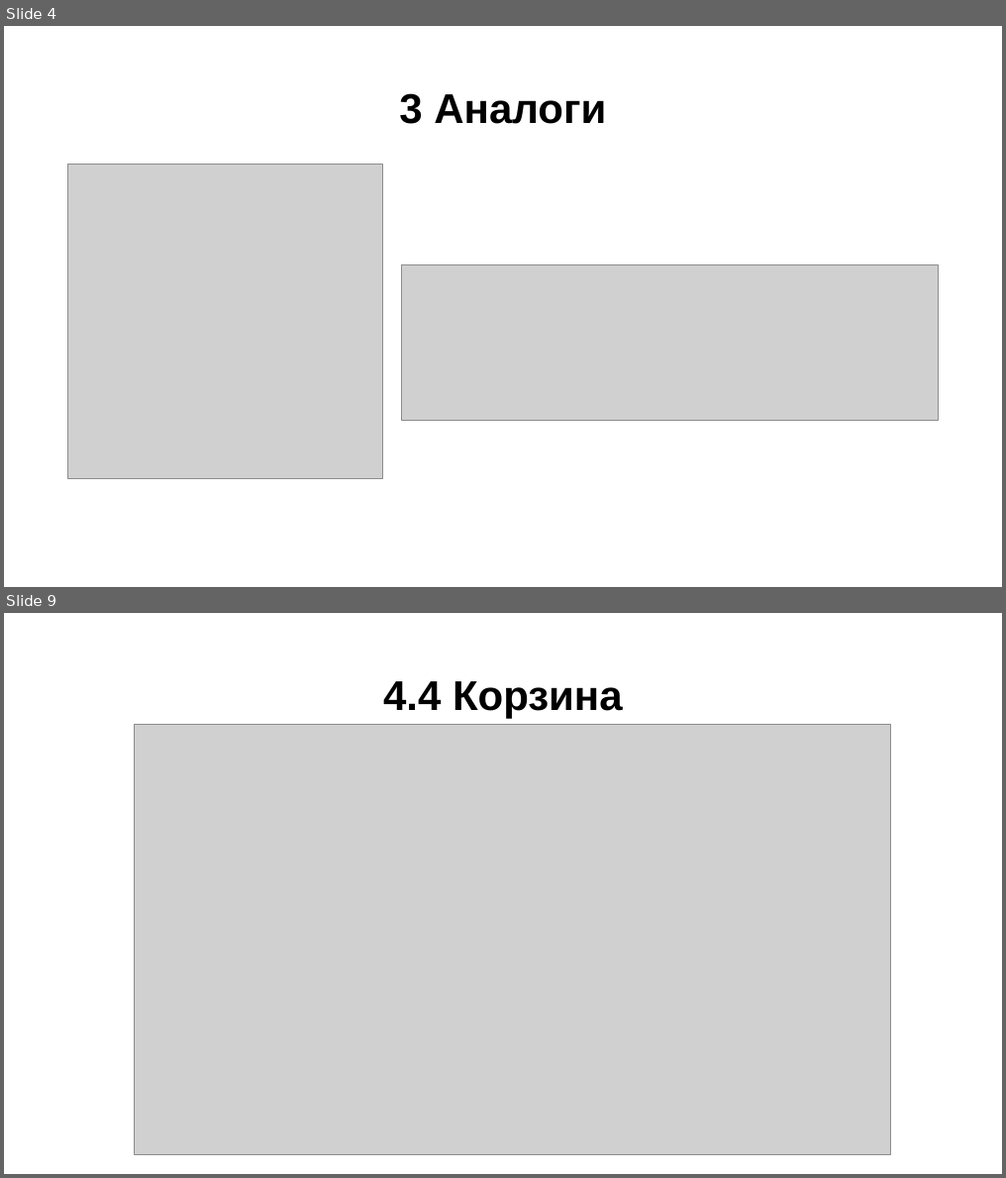
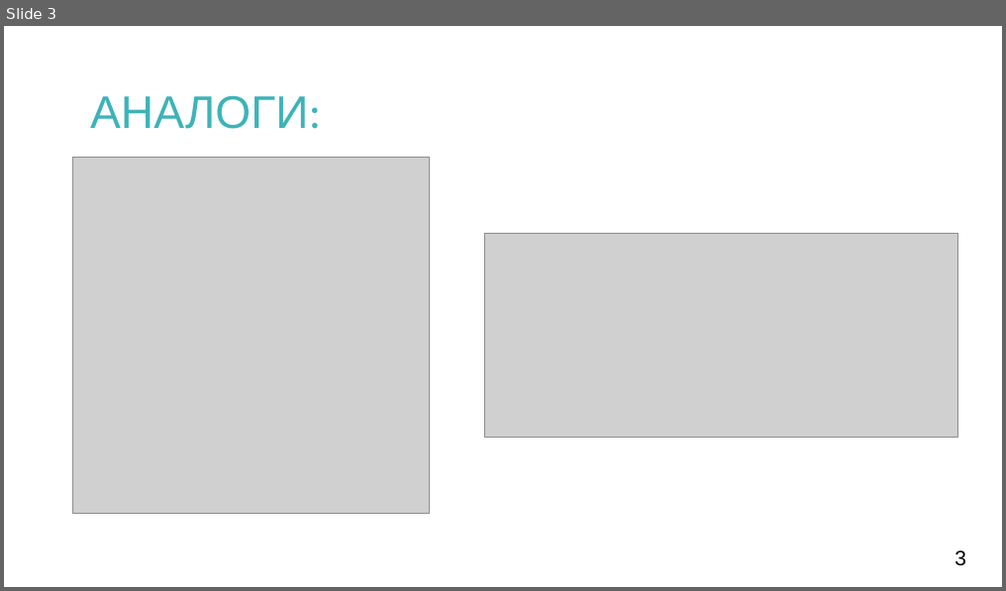
Before and after one commit to AusaSwart/Diploma_documentation, a slide deck: Disk/Презентация.pps. Shown one above the other, each under a label of ours: slides 4 and 9 before the commit, slide 3 after it; the slides between them are not shown. The pictures are 1006x1178 and 1006x591 pixels, drawn with LibreOffice and Linux fonts; fonts in the diff are those of the drawing; grey boxes stand for pictures. Boxes give left, top, right and bottom in pixels: in the first picture for what was removed or moved away, otherwise in the second. Text is boxed around its words. In the diff, an @@ line names an element or a change of style, - is before the commit and + after.

```diff
--- a/Disk/Презентация.pps
+++ b/Disk/Презентация.pps
@@ slide 9 removed at (4,613,1002,1174), background #FFFFFF @@
@@ title removed at (383,681,623,719) @@
-4.4 Корзина
@@ picture removed at (134,725,890,1155) @@
@@ what was slide 4 is now slide 3 @@
@@ slide 3 changed as well @@
@@ text "АНАЛОГИ:" at (90,95,321,129): vertical alignment middle to top @@
@@ text at (90,95,321,129): text changed; size 40 to 44 pt; text colour #000000 to #3DB3B9; bold off @@
-3 Аналоги
+АНАЛОГИ:
@@ picture: place and size @@
-picture at (67,165,382,479)
+picture at (73,158,429,514)
@@ picture: place and size @@
-picture at (402,266,939,421)
+picture at (484,233,957,438)
@@ text added at (954,551,966,567), 20 pt, text #000000 @@
+3
```
Also in this commit, not shown: 1 other slide changed, 9 slides added, 11 other slides removed, 8 other files.
